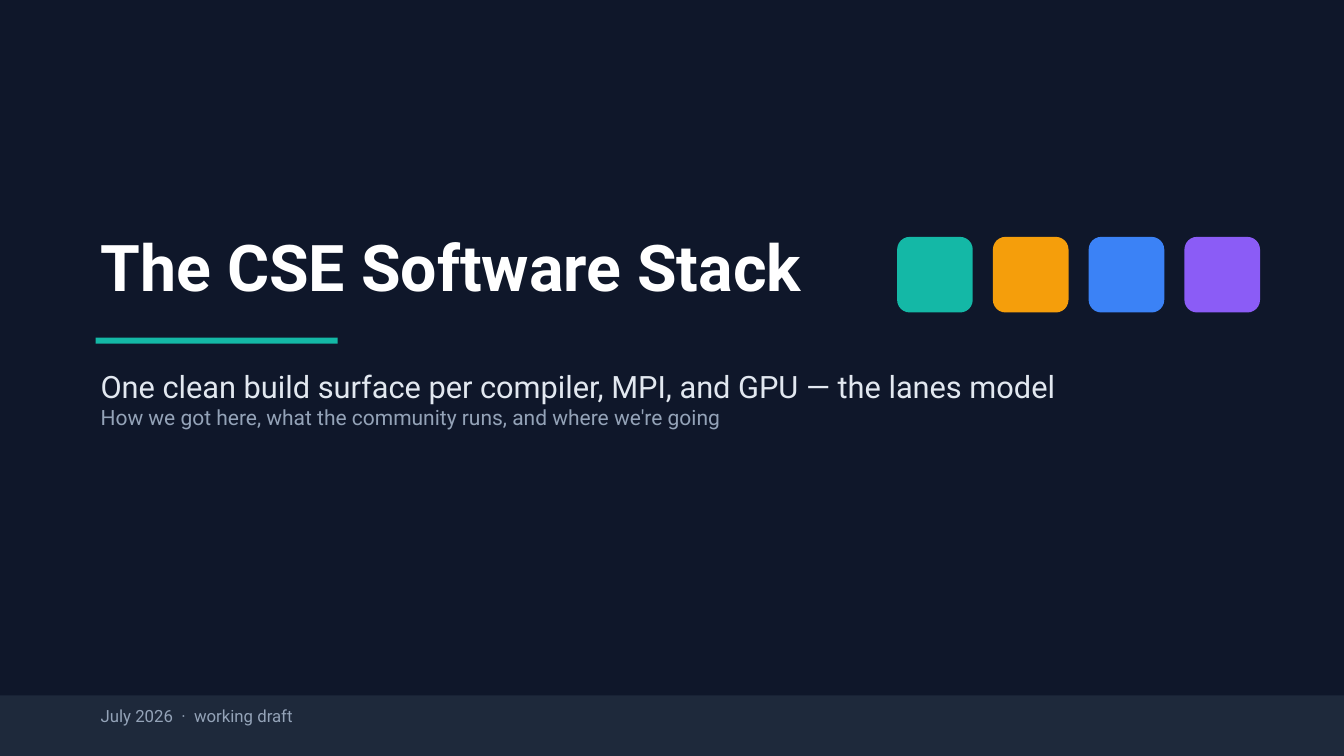
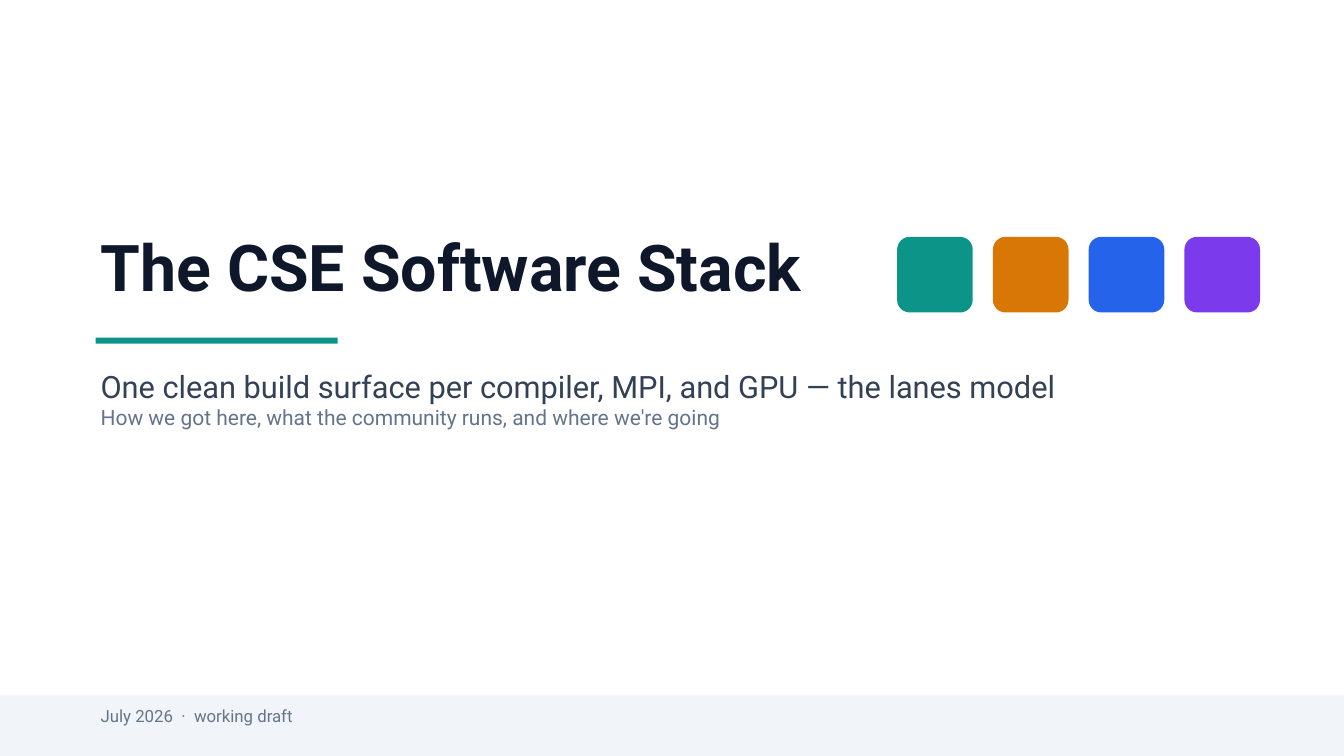
Before and after one commit to ray12514/stack-planning, a slide deck: slide 1 of presentations/cse_lanes_model.pptx. Drawn at 1344x756 pixels with LibreOffice and Linux fonts; fonts in the diff are those of the drawing. Boxes give left, top, right and bottom in pixels: in the first picture for what was removed or moved away, otherwise in the second. Text is boxed around its words. In the diff, an @@ line names an element or a change of style, - is before the commit and + after.

Commit message:
Redraw the build-flow schematic; restyle the deck to light theme
cse_build_flow.pptx: the original schematic structure redrawn clean —
six-stage pipeline, Core+Foundation built once, dashed reuse edges into
two pilot compiler surfaces (Cray: cse/gcc + cse/cce with cray-mpich
lanes; Linux: cse/gcc + system default with openmpi lanes), user-flow
strip and legend. Deck restyled to white background with the same lane
color language; validation/vocabulary cards tightened. Both verified
slide-by-slide through Keynote PDF export.

```diff
--- a/presentations/cse_lanes_model.pptx
+++ b/presentations/cse_lanes_model.pptx
@@ rectangle removed at [0, 0, 1344, 756] @@
@@ text "The CSE Software Stack" at [101, 242, 801, 292]: text colour #FFFFFF to #0F172A @@
@@ rounded rectangle at [897, 237, 973, 313]: fill #14B8A6 to #0D9488 @@
@@ rounded rectangle at [993, 237, 1069, 313]: fill #F59E0B to #D97706 @@
@@ rounded rectangle at [1089, 237, 1165, 313]: fill #3B82F6 to #2563EB @@
@@ rounded rectangle at [1185, 237, 1260, 313]: fill #8B5CF6 to #7C3AED @@
@@ rectangle at [96, 338, 338, 344]: fill #14B8A6 to #0D9488 @@
@@ text "One clean build surface per ..." at [101, 374, 1055, 430]: text colour #E2E8F0 to #334155 in "One clean build surface per compiler, MPI, ..."; text colour #94A3B8 to #64748B in "How we got here, what the community ..." @@
@@ rectangle at [0, 696, 1344, 756]: fill #1E293B to #F1F5F9 @@
@@ text "July 2026 · working draft" at [101, 709, 292, 726]: text colour #94A3B8 to #64748B @@
```
Also in this commit, not shown: 7 other slides changed, 4 other files.
